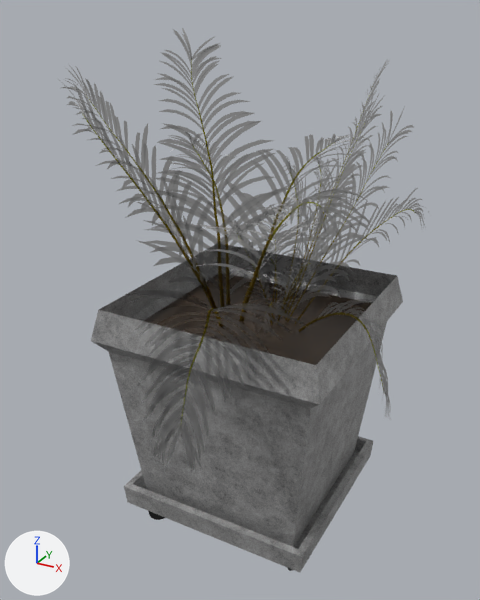
Two versions of the Blender file Assets/Propios/maceta2.blend, one commit apart.
One viewpoint serves both versions: a 50 mm camera at (1.77, -3.44, 2.36) aimed at (-0.06, -0.11, 0.69). Arrows for +X, +Y and +Z are at lower left; the lights stay in place.
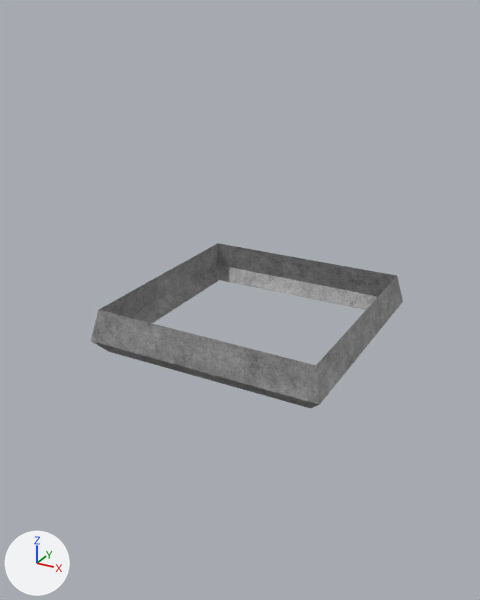
Commit message: Coreccion maceta

Pixel boxes (x1, y1, x2, y2) of what changed, in the pictures (480 x 600 px):
'Palm_01', hidden: before (59, 28, 369, 472)
'Cube', hidden: before (109, 322, 387, 547)
'Palm_01.002', hidden: before (282, 59, 429, 420)
'Cube.002', hidden: before (148, 274, 372, 571)
'Cube.001', hidden: before (124, 436, 373, 572)
'Palm_01.001', hidden: before (230, 205, 331, 337)

The change in detail:
Object 'Cube.001' (ob_cube_001) is now hidden.
Object 'Cube.002' (ob_cube_002) is now hidden.
Object 'Cube' (ob_cube) is now hidden.
Object 'Palm_01' (ob_palm_01) is now hidden.
Object 'Palm_01.001' (ob_palm_01_001) is now hidden.
Object 'Palm_01.002' (ob_palm_01_002) is now hidden.
